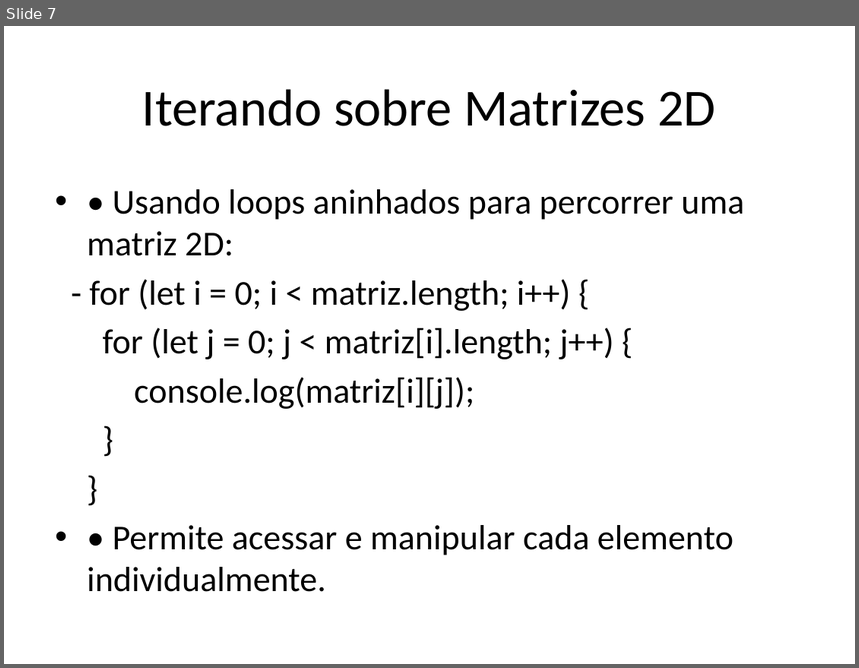
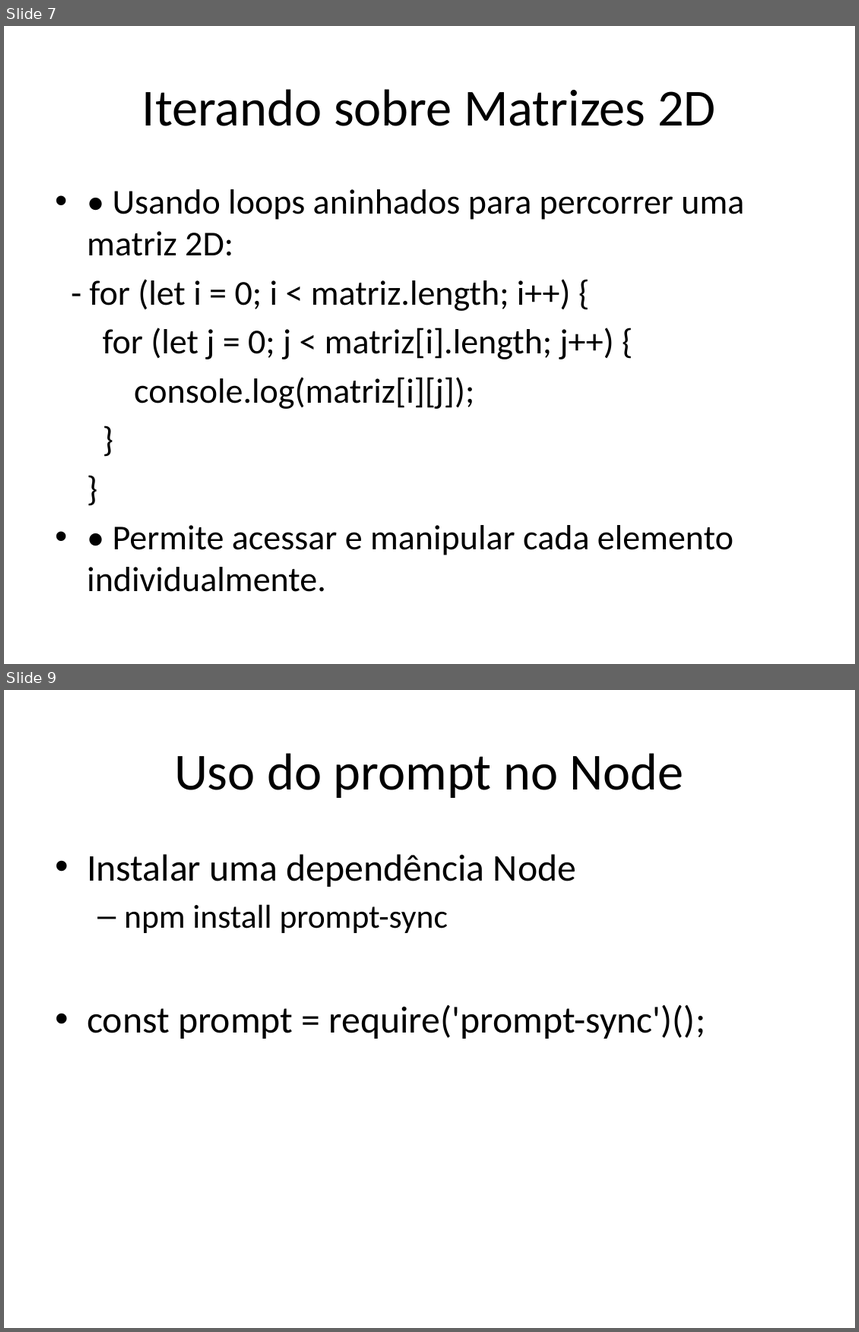
Before and after one commit to dfpires/progcomp2-2024b, a slide deck: matrizes_2d_javascript.pptx. Shown one above the other, each under a label of ours: slide 7 before the commit, slides 7 and 9 after it; the slides between them are not shown. The pictures are 859x668 and 859x1332 pixels, drawn with LibreOffice and Linux fonts; fonts in the diff are those of the drawing. Boxes give left, top, right and bottom in pixels: in the first picture for what was removed or moved away, otherwise in the second. Text is boxed around its words. In the diff, an @@ line names an element or a change of style, - is before the commit and + after.

```diff
--- a/matrizes_2d_javascript.pptx
+++ b/matrizes_2d_javascript.pptx
@@ slide 9 added at (4,690,855,1328), background #FFFFFF @@
@@ title added at (174,753,684,798), 44 pt, text #000000 @@
+Uso do prompt no Node
@@ text added at (87,854,706,1039), 32 pt, text #000000 @@
+• Instalar uma dependência Node
+  – npm install prompt-sync
+• const prompt = require('prompt-sync')();
```
Also in this commit, not shown: 4 slides changed, 4 other slides added.
